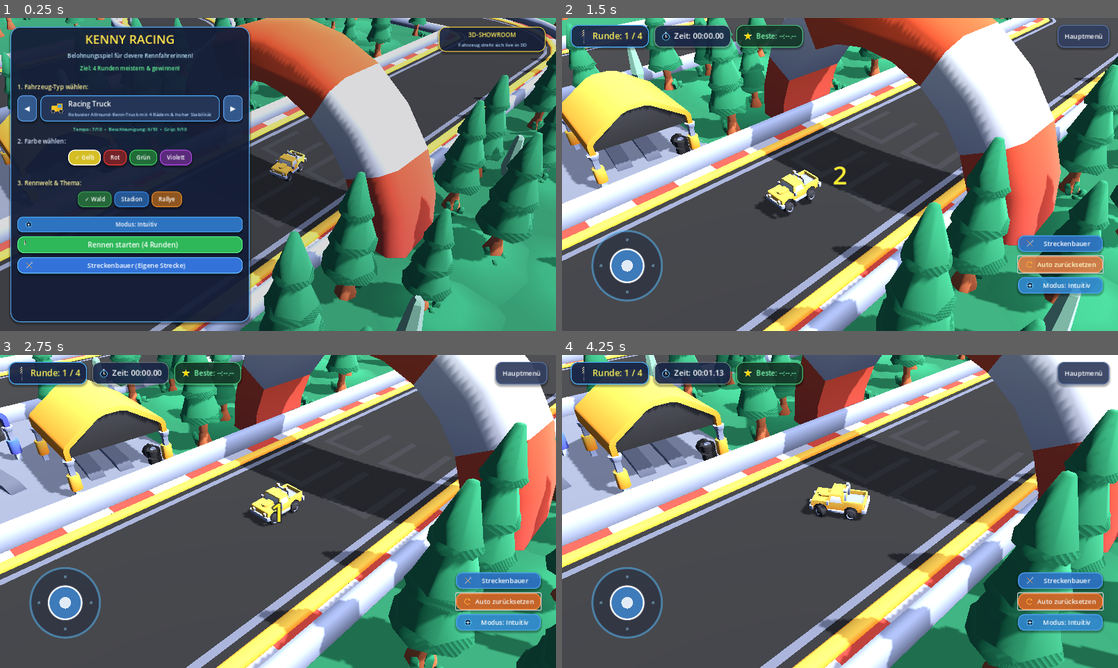
Above: before the commit, frames 1-4 (two rows, left to right).
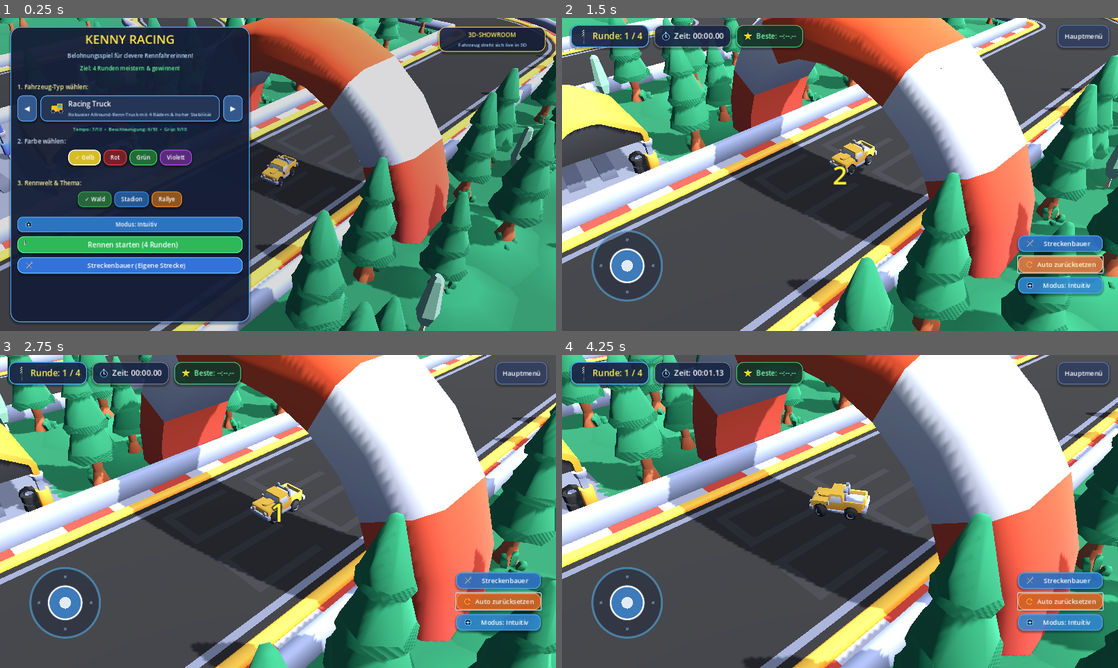
Above: after the commit, the same moments.

Repository: christopheschneider86-rgb/Kenny-Racing
Game: Godot game, scene res://scenes/main.tscn
Two runs of this game, one before a commit and one after it. Both use one fixed random seed, a clock stepped at 60 frames per second and the inputs below.
Inputs (mouse positions are in pixels of both pictures, inside the frame that each line leads up to):
- Up to frame 1 (0.25 s): no input
- Up to frame 2 (1.5 s): click "Rennen starten (4 Runden)" at 0.5 s; click "Auto zurücksetzen" at 1.25 s
- Up to frame 3 (2.75 s): tap Enter at 2 s; drag from (66, 602) to (333, 442) at 2.02 s
- Up to frame 4 (4.25 s): drag from (728, 527) to (812, 574) at 2.77 s; move the mouse to (895, 442) at 3.52 s; hold D (right) from 3.53 s (still down)

The runs differ from the first frame. In frame 1, 31% of the frame differs, in the area x 0-100%, y 0-100%; in frame 2, 58%; in frame 3, 67%; in frame 4, 67%.

Commit message:
Implement robust lap timer algorithm ported from mrdoob/Starter-Kit-Racing with cell coverage anti-cheat

Diff:
--- a/scripts/race_manager.gd
+++ b/scripts/race_manager.gd
@@ -1,10 +1,11 @@
 class_name RaceManager extends Node
 
 # Race Manager for Kenny Racing:
-# - Track waypoint and segment math
-# - Robust Lap Progression with halfway checkpoint anti-cheat
-# - Lap timing and Personal Best record tracking
-# - Respawn / Reset handler
+# - Track cell coverage and finish line crossing math ported from mrdoob/Starter-Kit-Racing (LapTimer.js)
+# - Robust Lap Progression with required cell coverage anti-cheat (>= 70%)
+# - Forward plane projection crossing detection with lateral road boundary checks
+# - Lap timing and Personal Best record tracking (saved to user://records.cfg)
+# - Respawn / Reset handler aligning vehicle with closest road tile
 # - Integration bridge for learning apps (postMessage / reward signal)
 
 signal race_state_changed(state: int)
@@ -27,13 +28,32 @@
 var best_lap_time: float = 0.0
 var lap_times: Array[float] = []
 
-var start_pos: Vector3 = Vector3(3.75, 0.0, 3.75)
+# Finish line plane math (direct from mrdoob/Starter-Kit-Racing LapTimer.js)
+var line_center: Vector3 = Vector3(3.74625, 0.0, 3.74625)
+var line_forward: Vector3 = Vector3(0.0, 0.0, 1.0)
+var line_right: Vector3 = Vector3(1.0, 0.0, 0.0)
+var prev_forward_proj: float = 0.0
+var prev_forward_proj_valid: bool = false
+
+# Grid / Cell settings (CELL_RAW = 9.99, GRID_SCALE = 0.75 -> 7.4925m)
+const CELL_RAW: float = 9.99
+const GRID_SCALE: float = 0.75
+var cell_size: float = CELL_RAW * GRID_SCALE # 7.4925
+
+# Cell tracking for full circuit completion (anti-cheat + curves/corner-cutting support)
+var required_cells: Dictionary = {} # Vector2i -> bool
+var visited_cells: Dictionary = {}  # Vector2i -> bool
+
+# Vehicle spawn configuration
+var start_pos: Vector3 = Vector3(3.74625, 0.0, 4.95)
 var start_fwd: Vector3 = Vector3(0.0, 0.0, 1.0)
-var halfway_checkpoint_pos: Vector3 = Vector3(-11.25, 0.0, -11.25)
-var passed_halfway: bool = false
-var has_left_start_zone: bool = false
-
+
+# Track waypoints for fallback and segment tracking
+var track_waypoints: Array[Vector3] = []
 var current_segment: int = 0
+
+# Godot GridMap orientation to degrees (matches mrdoob ORIENT_DEG)
+const ORIENT_DEG: Dictionary = { 0: 0, 10: 180, 16: 90, 22: 270 }
 
 # 16 connected track cells that form the default circuit
 const TRACK_CELLS: Array[Vector2i] = [
@@ -55,65 +75,91 @@
 	Vector2i( 0, -1), # 15: Straight -> into Finish Line
 ]
 
-var track_waypoints: Array[Vector3] = []
+const RECORDS_PATH = "user://records.cfg"
 
 func _ready() -> void:
-	_build_waypoints()
+	best_lap_time = _load_best_lap()
+	_rebuild_track_data()
 	if vehicle:
 		vehicle.input_disabled = true
 		_place_vehicle_at_start()
 
-func _find_start_tile() -> void:
-	start_pos = Vector3(3.75, 0.0, 3.75)
-	start_fwd = Vector3(0.0, 0.0, 1.0)
+func _load_best_lap() -> float:
+	var cfg = ConfigFile.new()
+	if cfg.load(RECORDS_PATH) == OK:
+		return cfg.get_value("records", "best_lap", 0.0)
+	return 0.0
+
+func _save_best_lap(time_val: float) -> void:
+	var cfg = ConfigFile.new()
+	cfg.load(RECORDS_PATH)
+	cfg.set_value("records", "best_lap", time_val)
+	cfg.save(RECORDS_PATH)
+
+func _rebuild_track_data() -> void:
+	required_cells.clear()
+	visited_cells.clear()
+	track_waypoints.clear()
+
+	var finish_found := false
+	var finish_world_center := Vector3(3.74625, 0.0, 3.74625)
+	var finish_orient := 0
+
+	# Mesh Library IDs: 3 = corner, 4 = finish, 5 = ramp, 6 = straight
+	const TRACK_ITEMS = [3, 4, 5, 6]
 
 	if grid_map:
 		for cell in grid_map.get_used_cells():
-			if grid_map.get_cell_item(cell) == 4: # track-finish
+			var item = grid_map.get_cell_item(cell)
+			if item in TRACK_ITEMS:
+				var cell_2d = Vector2i(cell.x, cell.z)
+				if item == 4: # track-finish
+					finish_found = true
+					finish_orient = grid_map.get_cell_item_orientation(cell)
+					var loc = grid_map.map_to_local(cell)
+					finish_world_center = grid_map.to_global(loc)
+					finish_world_center.y = 0.0
+				else:
+					required_cells[cell_2d] = true
+
 				var loc = grid_map.map_to_local(cell)
-				start_pos = grid_map.to_global(loc)
-				start_pos.y = 0.0
-				var orient = grid_map.get_cell_item_orientation(cell)
-				start_fwd = _get_forward_from_orientation(orient)
-				break
-
-func _build_waypoints() -> void:
-	track_waypoints.clear()
-	_find_start_tile()
-
-	var step := 7.4925
-	for cell in TRACK_CELLS:
-		if grid_map:
-			var local_center = grid_map.map_to_local(Vector3i(cell.x, 0, cell.y))
-			track_waypoints.append(grid_map.to_global(local_center))
-		else:
-			var wx = (float(cell.x) + 0.5) * step
-			var wz = (float(cell.y) + 0.5) * step
+				var wp = grid_map.to_global(loc)
+				wp.y = 0.0
+				track_waypoints.append(wp)
+
+	if not finish_found:
+		# Fallback to default circuit
+		for c in TRACK_CELLS:
+			if c != Vector2i(0, 0):
+				required_cells[c] = true
+			var wx = (float(c.x) + 0.5) * cell_size
+			var wz = (float(c.y) + 0.5) * cell_size
 			track_waypoints.append(Vector3(wx, 0.0, wz))
-
-	# Find the halfway point farthest from start_pos
-	var max_dist := 0.0
-	var best_halfway = start_pos
-	for wp in track_waypoints:
-		var d = (wp - start_pos).length()
-		if d > max_dist:
-			max_dist = d
-			best_halfway = wp
-	halfway_checkpoint_pos = best_halfway
+		finish_world_center = Vector3(3.74625, 0.0, 3.74625)
+		finish_orient = 0
+
+	# Compute finish line vectors according to mrdoob's LapTimer.js
+	var deg: float = float(ORIENT_DEG.get(finish_orient, 0))
+	var rad: float = deg_to_rad(deg)
+
+	line_center = finish_world_center
+	line_forward = Vector3(sin(rad), 0.0, cos(rad)).normalized()
+	line_right = Vector3(line_forward.z, 0.0, -line_forward.x).normalized()
+
+	# Spawn slightly ahead of line center facing forward down the track
+	start_pos = line_center + line_forward * 1.25
+	start_fwd = line_forward
 
 func _place_vehicle_at_start() -> void:
 	if not vehicle:
 		return
-	_find_start_tile()
 	vehicle.respawn_to(start_pos, start_fwd)
+	prev_forward_proj_valid = false
 
 func _get_forward_from_orientation(orient: int) -> Vector3:
-	match orient:
-		0: return Vector3(0.0, 0.0, 1.0)
-		16: return Vector3(-1.0, 0.0, 0.0)
-		10: return Vector3(0.0, 0.0, -1.0)
-		22: return Vector3(1.0, 0.0, 0.0)
-		_: return Vector3(0.0, 0.0, 1.0)
+	var deg: float = float(ORIENT_DEG.get(orient, 0))
+	var rad: float = deg_to_rad(deg)
+	return Vector3(sin(rad), 0.0, cos(rad)).normalized()
 
 func show_main_menu() -> void:
 	current_state = GameState.MENU
@@ -126,7 +172,7 @@
 	current_state = GameState.COUNTDOWN
 	race_state_changed.emit(current_state)
 
-	_build_waypoints()
+	_rebuild_track_data()
 	_place_vehicle_at_start()
 	if vehicle:
 		vehicle.input_disabled = true
@@ -134,11 +180,11 @@
 	current_lap = 1
 	race_time = 0.0
 	lap_start_time = 0.0
-	best_lap_time = 0.0
 	lap_times.clear()
-	passed_halfway = false
-	has_left_start_zone = false
+	visited_cells.clear()
 	current_segment = 0
+	prev_forward_proj_valid = false
+
 	lap_updated.emit(current_lap, total_laps, best_lap_time)
 
 	_run_countdown_sequence()
@@ -169,9 +215,18 @@
 
 	current_state = GameState.RACING
 	race_state_changed.emit(current_state)
-	lap_start_time = race_time
+	lap_start_time = 0.0
+	race_time = 0.0
 	if vehicle:
 		vehicle.input_disabled = false
+
+	# Initialize projection at spawn (positive, ahead of line)
+	if vehicle:
+		var offset = vehicle.global_position - line_center
+		prev_forward_proj = offset.dot(line_forward)
+		prev_forward_proj_valid = true
+
+	visited_cells.clear()
 
 	await get_tree().create_timer(0.9).timeout
 	countdown_tick.emit("")
@@ -192,84 +247,104 @@
 	_update_track_progress(delta)
 
 func _update_track_progress(_delta: float) -> void:
-	if not vehicle or track_waypoints.is_empty():
+	if not vehicle:
 		return
 
-	var car_pos = vehicle.global_position
-	var n = track_waypoints.size()
-
-	# Find closest track segment
+	var car_pos: Vector3 = vehicle.global_position
+
+	# 1. Track cell coverage (anti-cheat & full circuit completion)
+	var gx: int
+	var gz: int
+	if grid_map:
+		var local_pos = grid_map.to_local(car_pos)
+		var map_cell = grid_map.local_to_map(local_pos)
+		gx = map_cell.x
+		gz = map_cell.z
+	else:
+		gx = int(floorf(car_pos.x / cell_size))
+		gz = int(floorf(car_pos.z / cell_size))
+
+	var cell_key := Vector2i(gx, gz)
+	if required_cells.has(cell_key):
+		visited_cells[cell_key] = true
+
+	# 2. Finish Line Plane Crossing Math (ported from mrdoob/Starter-Kit-Racing LapTimer.js)
+	var offset := car_pos - line_center
+	var forward_proj := offset.dot(line_forward)
+	var lateral_proj := absf(offset.dot(line_right))
+
+	if prev_forward_proj_valid:
+		# Within track width (cell_size * 0.75 is ~5.6m, giving generous track boundary leeway)
+		var on_line := lateral_proj <= (cell_size * 0.75)
+		# No teleport or respawn jumps
+		var no_teleport := absf(forward_proj - prev_forward_proj) < 6.0
+		# Crossed line in forward direction (from behind line to ahead of line)
+		var crossed_forward := (prev_forward_proj < 0.0 and forward_proj >= 0.0)
+
+		if on_line and no_teleport and crossed_forward:
+			var req_count := max(1, required_cells.size())
+			var coverage := float(visited_cells.size()) / float(req_count)
+			var lap_duration := race_time - lap_start_time
+
+			# At least 70% of circuit cells visited (anti-cheat + allows corner-cutting / drifting)
+			if coverage >= 0.70 and lap_duration > 2.0:
+				_complete_lap(lap_duration)
+			visited_cells.clear()
+
+	prev_forward_proj = forward_proj
+	prev_forward_proj_valid = true
+
+func _complete_lap(lap_duration: float) -> void:
+	lap_times.append(lap_duration)
+	if best_lap_time <= 0.0 or lap_duration < best_lap_time:
+		best_lap_time = lap_duration
+		_save_best_lap(best_lap_time)
+
+	lap_start_time = race_time
+	current_lap += 1
+
+	if current_lap > total_laps:
+		_finish_race()
+	else:
+		lap_updated.emit(current_lap, total_laps, best_lap_time)
+		if sound_effects:
+			sound_effects.play_lap_chime()
+
+func respawn_vehicle() -> void:
+	if not vehicle:
+		return
+
+	prev_forward_proj_valid = false
+
+	var car_pos := vehicle.global_position
+	var best_cell_center := start_pos
+	var best_cell_dir := start_fwd
 	var best_dist := 1e9
-	var best_seg := 0
-
-	for i in range(n):
-		var p0 = track_waypoints[i]
-		var p1 = track_waypoints[(i + 1) % n]
-		var seg_v = p1 - p0
-		var seg_len_sq = seg_v.x * seg_v.x + seg_v.z * seg_v.z
-		if seg_len_sq < 0.001:
-			continue
-
-		var to_car = car_pos - p0
-		var t = clampf((to_car.x * seg_v.x + to_car.z * seg_v.z) / seg_len_sq, 0.0, 1.0)
-		var proj = p0 + seg_v * t
-		var d = Vector2(car_pos.x - proj.x, car_pos.z - proj.z).length()
-
-		if d < best_dist:
-			best_dist = d
-			best_seg = i
-
-	current_segment = best_seg
-
-	var dist_from_start = Vector2(car_pos.x - start_pos.x, car_pos.z - start_pos.z).length()
-
-	# Car leaves the initial spawn start zone
-	if dist_from_start > 8.0:
-		has_left_start_zone = true
-
-	# 1. HALFWAY CHECKPOINT
-	# Car must reach the halfway region of the circuit
-	var dist_to_halfway = Vector2(car_pos.x - halfway_checkpoint_pos.x, car_pos.z - halfway_checkpoint_pos.z).length()
-	var seg_halfway = (current_segment >= n / 3 and current_segment <= (2 * n) / 3)
-	if dist_to_halfway < 14.0 or seg_halfway:
-		passed_halfway = true
-
-	# 2. LAP COMPLETION AT FINISH LINE
-	# Legitimate lap completion criteria:
-	# - Has left start zone and driven past halfway point
-	# - Reaches finish line trigger area (radius 7.5m around start line)
-	# - Has driven at least 3.0 seconds since lap start
-	if passed_halfway and has_left_start_zone and dist_from_start < 7.5:
-		var lap_duration = race_time - lap_start_time
-		if lap_duration > 3.0:
-			lap_times.append(lap_duration)
-			if best_lap_time <= 0.0 or lap_duration < best_lap_time:
-				best_lap_time = lap_duration
-
-			lap_start_time = race_time
-			passed_halfway = false
-			has_left_start_zone = false
-			current_lap += 1
-
-			if current_lap > total_laps:
-				_finish_race()
-				return
-			else:
-				lap_updated.emit(current_lap, total_laps, best_lap_time)
-				if sound_effects:
-					sound_effects.play_lap_chime()
-
-func respawn_vehicle() -> void:
-	if not vehicle or track_waypoints.is_empty():
-		return
-
-	var n = track_waypoints.size()
-	var p0 = track_waypoints[current_segment]
-	var p1 = track_waypoints[(current_segment + 1) % n]
-	var seg_dir = (p1 - p0).normalized()
-	var center_pos = (p0 + p1) * 0.5 + Vector3(0.0, 0.35, 0.0)
-
-	vehicle.respawn_to(center_pos, seg_dir)
+
+	# Find closest track tile
+	if grid_map:
+		const TRACK_ITEMS = [3, 4, 5, 6]
+		for cell in grid_map.get_used_cells():
+			var item = grid_map.get_cell_item(cell)
+			if item in TRACK_ITEMS:
+				var loc = grid_map.map_to_local(cell)
+				var world_pos = grid_map.to_global(loc)
+				world_pos.y = 0.0
+				var d = Vector2(car_pos.x - world_pos.x, car_pos.z - world_pos.z).length()
+				if d < best_dist:
+					best_dist = d
+					best_cell_center = world_pos
+					var orient = grid_map.get_cell_item_orientation(cell)
+					best_cell_dir = _get_forward_from_orientation(orient)
+	elif not track_waypoints.is_empty():
+		for wp in track_waypoints:
+			var d = Vector2(car_pos.x - wp.x, car_pos.z - wp.z).length()
+			if d < best_dist:
+				best_dist = d
+				best_cell_center = wp
+				best_cell_dir = start_fwd
+
+	vehicle.respawn_to(best_cell_center + Vector3(0.0, 0.35, 0.0), best_cell_dir)
 
 func _finish_race() -> void:
 	current_state = GameState.FINISHED
